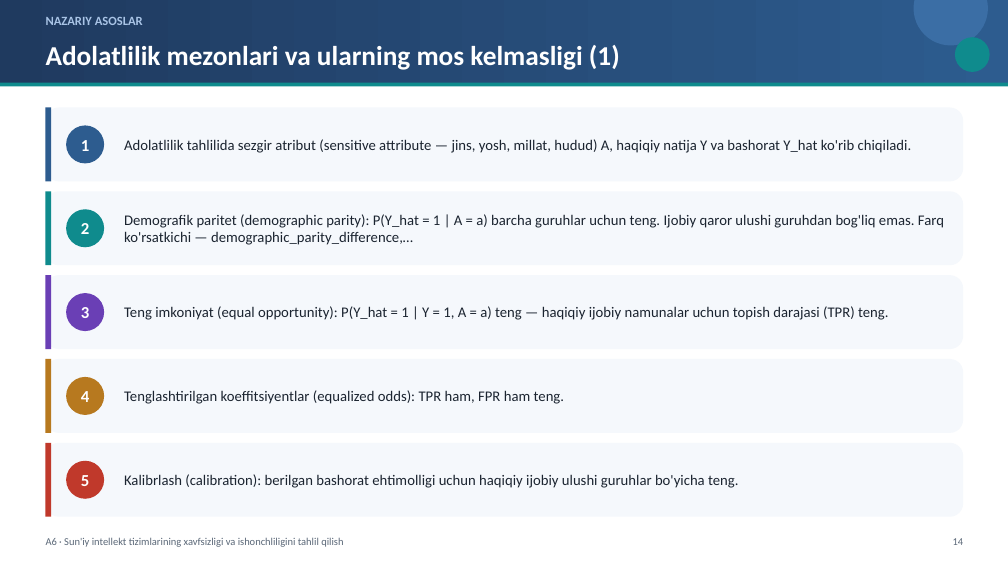
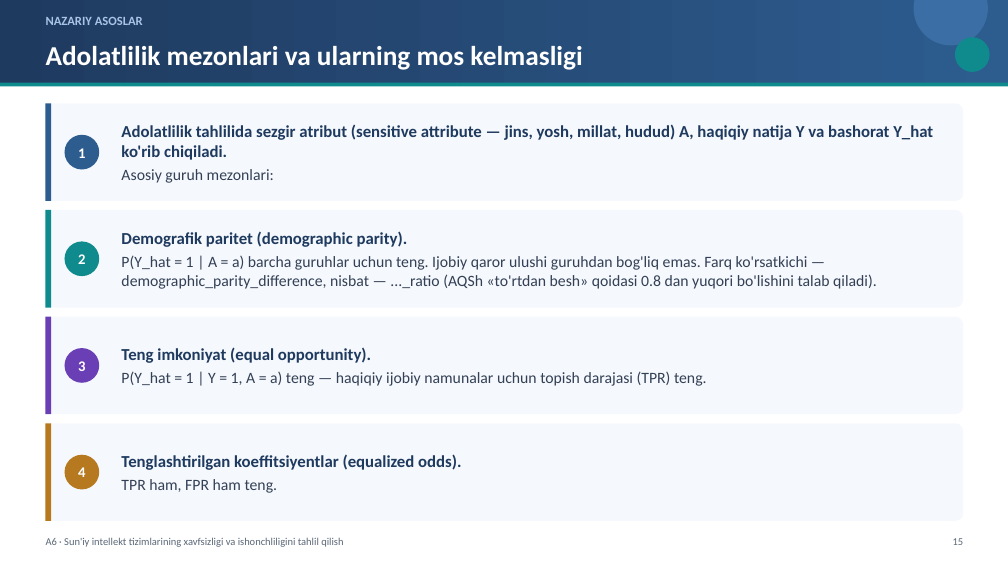
Before and after one commit to sayka7/ktm_labs, a slide deck: slide 15 of slaydlar/A6.pptx (slide 14 before the commit). Drawn at 1008x567 pixels with LibreOffice and Linux fonts; fonts in the diff are those of the drawing. Boxes give left, top, right and bottom in pixels: in the first picture for what was removed or moved away, otherwise in the second. Text is boxed around its words. In the diff, an @@ line names an element or a change of style, - is before the commit and + after.

```diff
--- a/slaydlar/A6.pptx
+++ b/slaydlar/A6.pptx
@@ text at bbox=[46, 46, 582, 70]: text changed @@
-Adolatlilik mezonlari va ularning mos kelmasligi (1)
+Adolatlilik mezonlari va ularning mos kelmasligi
@@ rounded rectangle: place and size @@
-rounded rectangle at bbox=[45, 107, 963, 181]
+rounded rectangle at bbox=[45, 104, 963, 201]
@@ rectangle: place and size @@
-rectangle at bbox=[45, 107, 51, 181]
+rectangle at bbox=[45, 104, 51, 201]
@@ ellipse "1": place and size @@
-ellipse "1" at bbox=[66, 126, 104, 163]
+ellipse "1" at bbox=[64, 135, 99, 169]
@@ text at bbox=[121, 125, 933, 160]: size 14 to 16 pt, text colour #1B2430 to #1F3A5F, bold on in "Adolatlilik tahlilida sezgir atribut (sensitive attribute — ..." @@
@@ text at bbox=[121, 169, 274, 183]: paragraph added @@
+Asosiy guruh mezonlari:
@@ rounded rectangle: place and size @@
-rounded rectangle at bbox=[45, 191, 963, 265]
+rounded rectangle at bbox=[45, 210, 963, 308]
@@ rectangle: place and size @@
-rectangle at bbox=[45, 191, 51, 265]
+rectangle at bbox=[45, 210, 51, 308]
@@ text at bbox=[121, 231, 877, 289]: text changed; size 14 to 15 pt; text colour #1B2430 to #334055 @@
-Demografik paritet (demographic parity): P(Y_hat = 1 | A = a) barcha guruhlar uchun teng. Ijobiy qaror ulushi guruhdan bog'liq emas. Farq ko'rsatkichi — demographic_parity_difference,…
+Demografik paritet (demographic parity).
+P(Y_hat = 1 | A = a) barcha guruhlar uchun teng. Ijobiy qaror ulushi guruhdan bog'liq emas. Farq ko'rsatkichi — demographic_parity_difference, nisbat — ..._ratio (AQSh «to'rtdan besh» qoidasi 0.8 dan yuqori bo'lishini talab qiladi).
@@ ellipse "2": place and size @@
-ellipse "2" at bbox=[66, 209, 104, 247]
+ellipse "2" at bbox=[64, 241, 99, 276]
@@ rounded rectangle: place and size @@
-rounded rectangle at bbox=[45, 275, 963, 349]
+rounded rectangle at bbox=[45, 317, 963, 414]
@@ rectangle: place and size @@
-rectangle at bbox=[45, 275, 51, 349]
+rectangle at bbox=[45, 317, 51, 414]
@@ ellipse "3": place and size @@
-ellipse "3" at bbox=[66, 293, 104, 331]
+ellipse "3" at bbox=[64, 348, 99, 383]
@@ text at bbox=[121, 347, 707, 386]: text changed; size 14 to 15 pt; text colour #1B2430 to #334055 @@
-Teng imkoniyat (equal opportunity): P(Y_hat = 1 | Y = 1, A = a) teng — haqiqiy ijobiy namunalar uchun topish darajasi (TPR) teng.
+Teng imkoniyat (equal opportunity).
+P(Y_hat = 1 | Y = 1, A = a) teng — haqiqiy ijobiy namunalar uchun topish darajasi (TPR) teng.
@@ proportions changed in 4 elements at bbox=[45, 104, 963, 201], bbox=[45, 210, 963, 308], bbox=[45, 317, 963, 414], bbox=[45, 423, 963, 521] @@
@@ rounded rectangle: place and size @@
-rounded rectangle at bbox=[45, 359, 963, 433]
+rounded rectangle at bbox=[45, 423, 963, 521]
@@ rectangle: place and size @@
-rectangle at bbox=[45, 359, 51, 433]
+rectangle at bbox=[45, 423, 51, 521]
@@ rounded rectangle removed at bbox=[45, 443, 963, 517] @@
@@ rectangle removed at bbox=[45, 443, 51, 517] @@
@@ size 16 to 14 pt in 4 elements at bbox=[64, 135, 99, 169], bbox=[64, 241, 99, 276], bbox=[64, 348, 99, 383], bbox=[64, 454, 99, 489] @@
@@ ellipse "4": place and size @@
-ellipse "4" at bbox=[66, 377, 104, 415]
+ellipse "4" at bbox=[64, 454, 99, 489]
@@ ellipse removed at bbox=[66, 461, 104, 498] @@
-5
@@ text at bbox=[121, 454, 461, 493]: text changed; size 14 to 16 pt; text colour #1B2430 to #1F3A5F; bold on @@
-Tenglashtirilgan koeffitsiyentlar (equalized odds): TPR ham, FPR ham teng.
+Tenglashtirilgan koeffitsiyentlar (equalized odds).
+TPR ham, FPR ham teng.
@@ text removed at bbox=[124, 474, 738, 488] @@
-Kalibrlash (calibration): berilgan bashorat ehtimolligi uchun haqiqiy ijobiy ulushi guruhlar bo'yicha teng.
```
Also in this commit, not shown: 39 other slides changed, 3 slides added, 21 other files.
